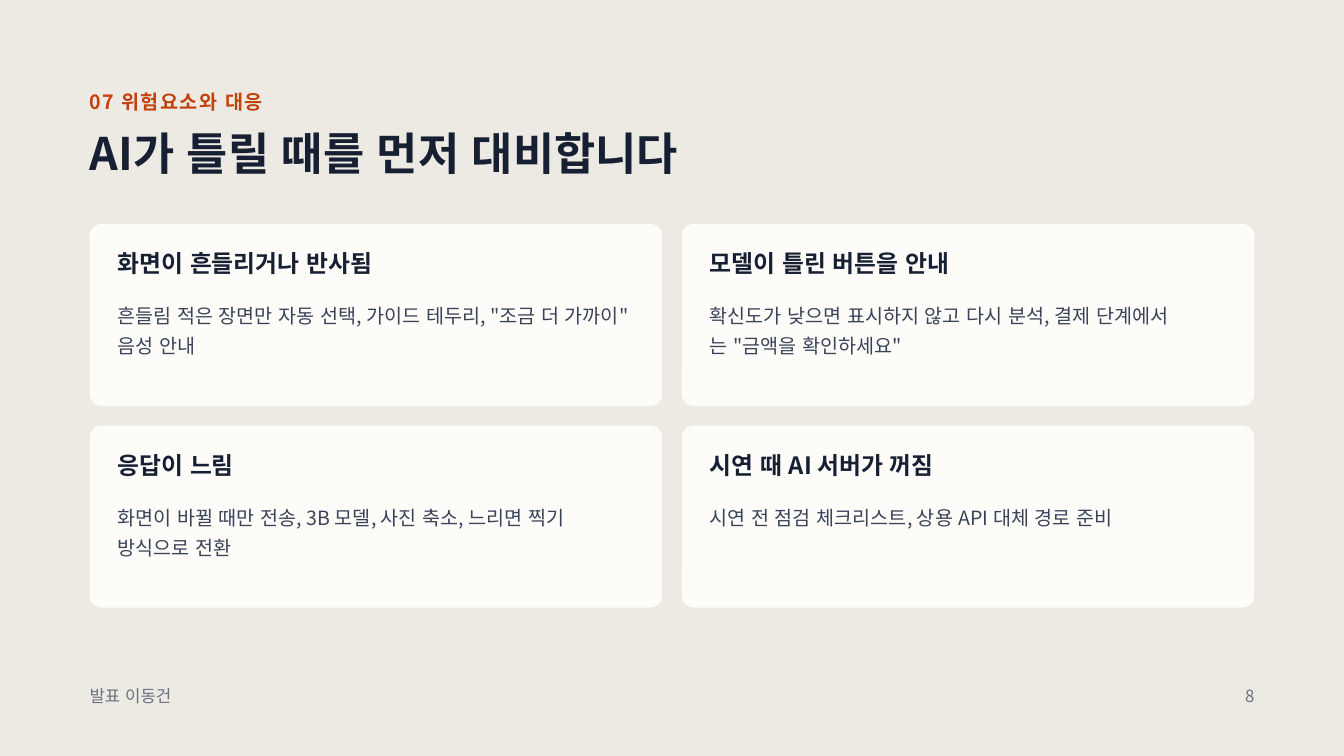
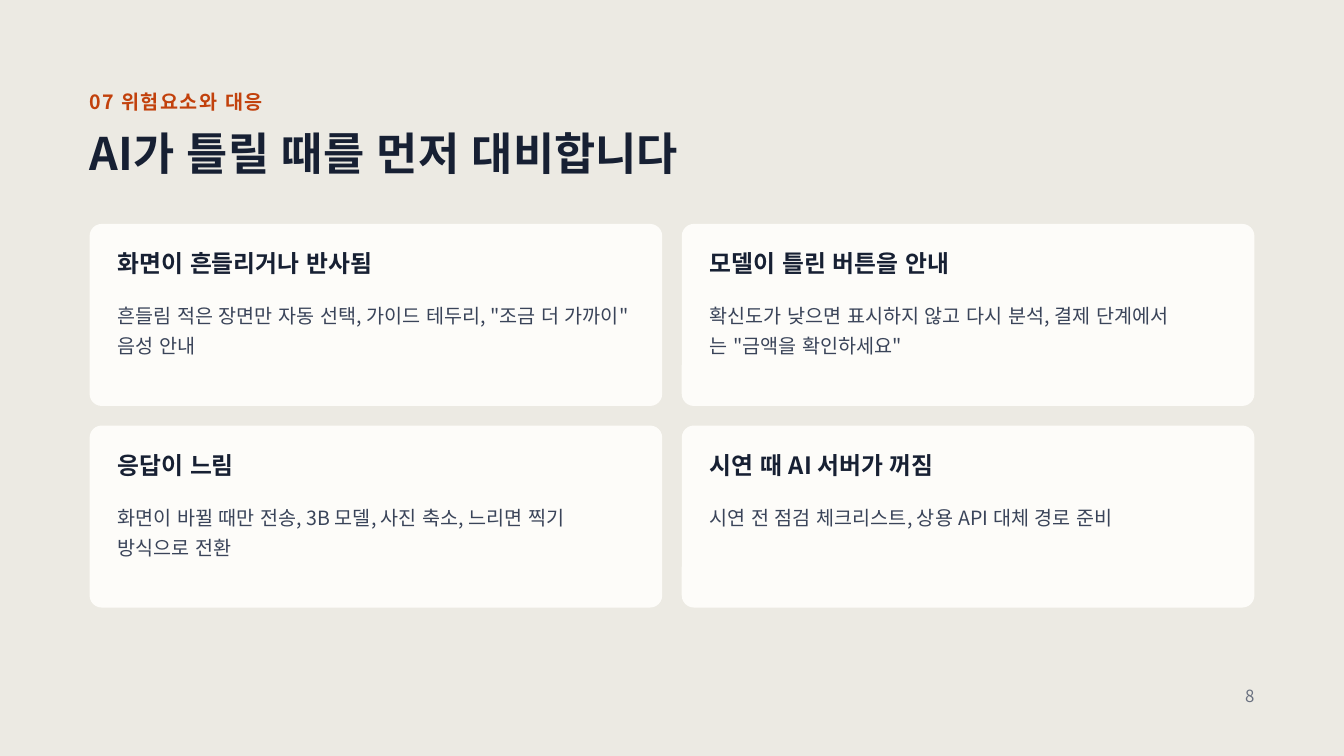
Before and after one commit to TeamProjectAIServiceDevelop/team-project, a slide deck: slide 8 of 자료/발표자료-KIOSSON.pptx. Drawn at 1344x756 pixels with LibreOffice and Linux fonts; fonts in the diff are those of the drawing. Boxes give left, top, right and bottom in pixels: in the first picture for what was removed or moved away, otherwise in the second. Text is boxed around its words. In the diff, an @@ line names an element or a change of style, - is before the commit and + after.

Commit message:
발표자료 수정

```diff
--- a/자료/발표자료-KIOSSON.pptx
+++ b/자료/발표자료-KIOSSON.pptx
@@ text removed at bbox=[90, 688, 171, 704] @@
-발표 이동건
```
Also in this commit, not shown: 7 other slides changed.
